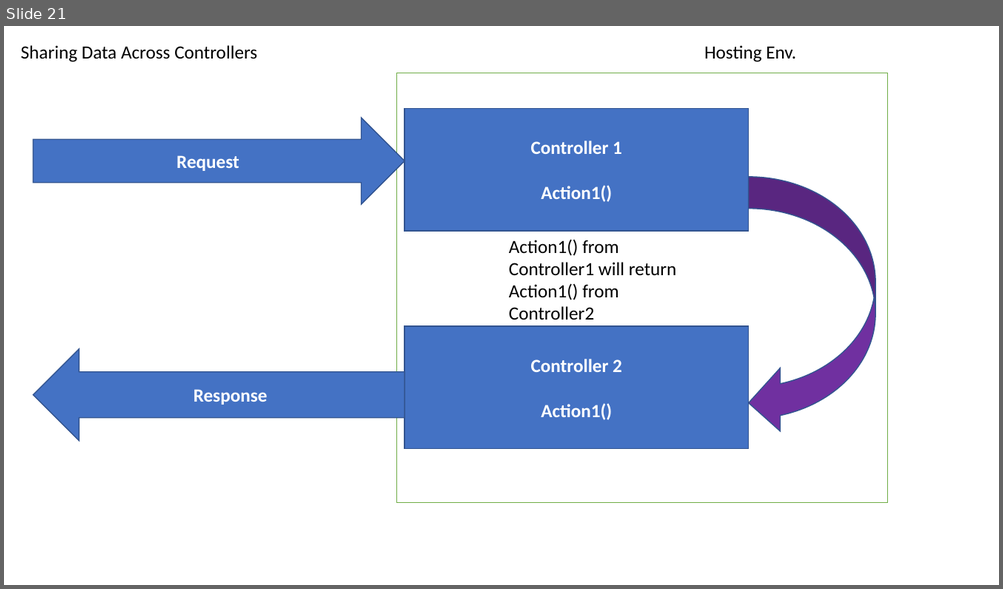
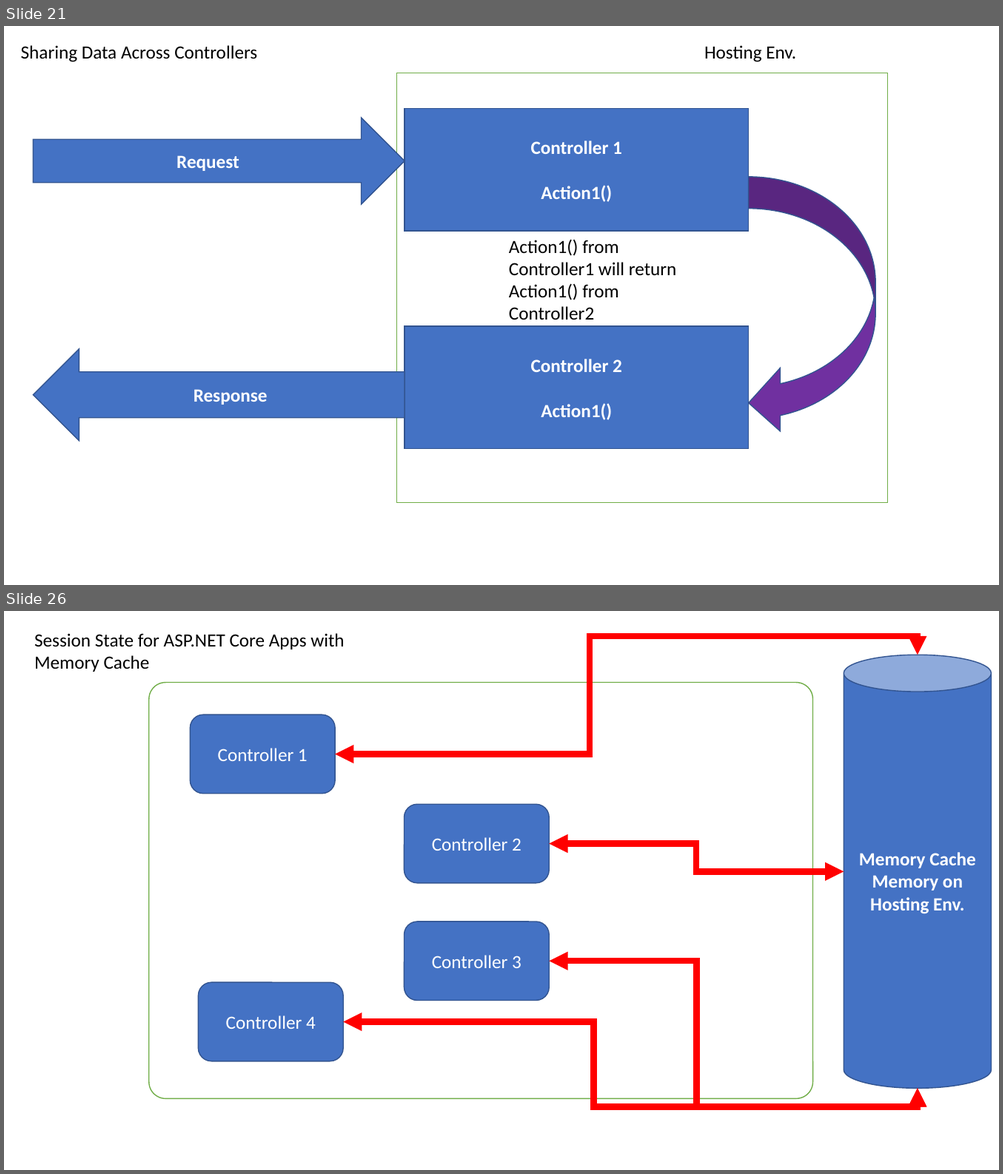
Before and after one commit to maheshsabnis/mbaspnetcore, a slide deck: mbaspnetcore6/MB_Training_Images.pptx. Shown one above the other, each under a label of ours: slide 21 before the commit, slides 21 and 26 after it; the slides between them are not shown. The pictures are 1003x589 and 1003x1174 pixels, drawn with LibreOffice and Linux fonts; fonts in the diff are those of the drawing. Boxes give left, top, right and bottom in pixels: in the first picture for what was removed or moved away, otherwise in the second. Text is boxed around its words. In the diff, an @@ line names an element or a change of style, - is before the commit and + after.

```diff
--- a/mbaspnetcore6/MB_Training_Images.pptx
+++ b/mbaspnetcore6/MB_Training_Images.pptx
@@ slide 26 added at (4,611,999,1170), background #FFFFFF @@
@@ text added at (34,633,344,672), 18 pt, text #000000 @@
+Session State for ASP.NET Core Apps with Memory Cache
@@ elbow double arrow added from (336, 755) to (917, 655), #FF0000 6 pt @@
@@ cylinder added at (843,655,991,1088), fill #4472C4, outline #325491 1 pt, 18 pt, text #FFFFFF, bold @@
+Memory Cache
+Memory on Hosting Env.
@@ rounded rectangle added at (149,683,813,1099), fill #FFFFFF, outline #70AD47 1 pt @@
@@ rounded rectangle added at (190,715,335,794), fill #4472C4, outline #325491 1 pt, 18 pt, text #FFFFFF @@
+Controller 1
@@ rounded rectangle added at (404,804,549,883), fill #4472C4, outline #325491 1 pt, 18 pt, text #FFFFFF @@
+Controller 2
@@ elbow double arrow added from (549, 844) to (843, 872), #FF0000 6 pt @@
@@ rounded rectangle added at (404,922,549,1001), fill #4472C4, outline #325491 1 pt, 18 pt, text #FFFFFF @@
+Controller 3
@@ elbow double arrow added from (549, 962) to (917, 1088), #FF0000 6 pt @@
@@ rounded rectangle added at (198,982,343,1062), fill #4472C4, outline #325491 1 pt, 18 pt, text #FFFFFF @@
+Controller 4
@@ elbow double arrow added from (344, 1022) to (917, 1088), #FF0000 6 pt @@
```
Also in this commit, not shown: 1 slide changed, 8 other slides added, 1 other file.
